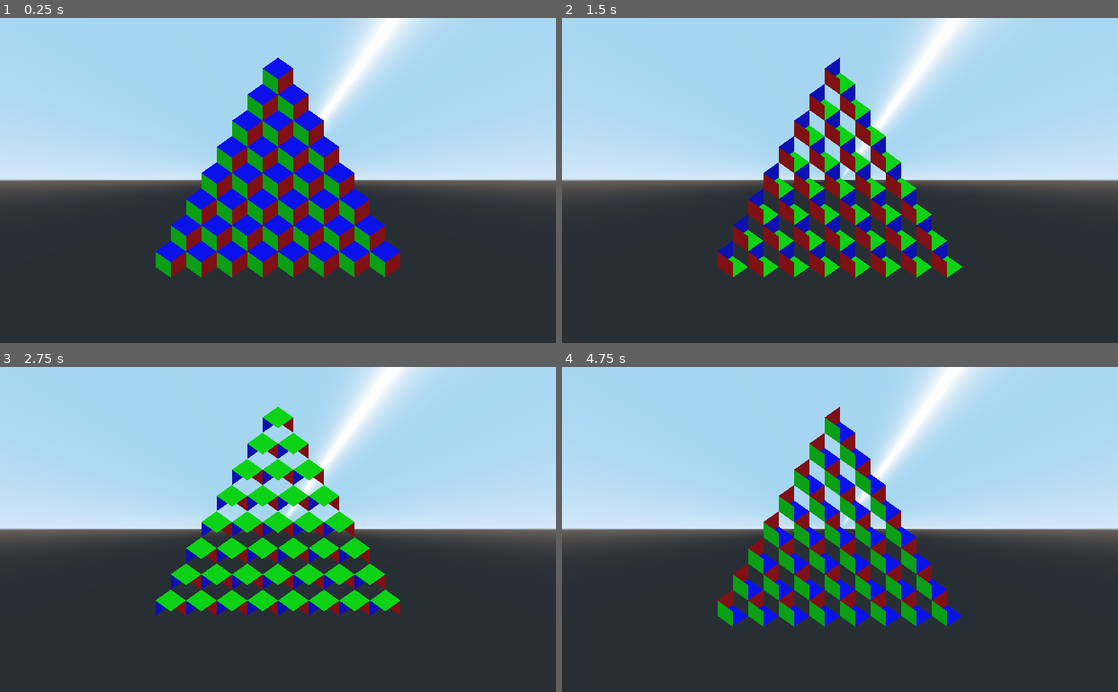
Above: before the commit, frames 1-4 (two rows, left to right).
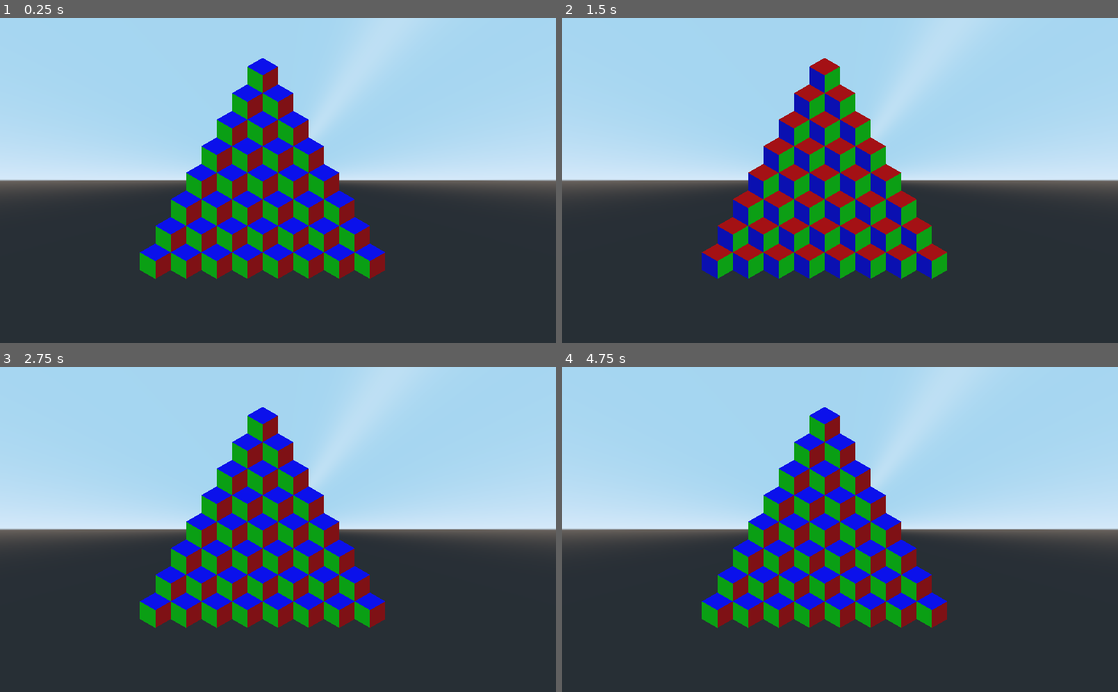
Above: after the commit, the same moments.

Repository: kellieb695/final-proj
Game: Godot game, scene res://QbertLevel.tscn
Same seed, same stepped clock (60 frames per second), same inputs: the game is played once before the commit and once after it. This scene is started directly instead of the project's main scene.
Inputs:
- Up to frame 1 (0.25 s): no input
- Up to frame 2 (1.5 s): tap Enter at 0.5 s; hold Right (move_right) 0.53-1.28 s; tap D (flip_world_ccw) at 0.6 s; tap Space (jump) at 0.77, 1.25 s; tap A (flip_world_cw) at 0.8, 1.35 s; hold Down (move_back) from 1.28 s (still down)
- Up to frame 3 (2.75 s): tap Space (jump) at 1.52 s; tap D (flip_world_ccw) at 1.55, 2.1 s; tap Enter at 2 s; release Down (move_back) at 2.03 s; hold Right (move_right) from 2.03 s (still down); tap A (flip_world_cw) at 2.3 s
- Up to frame 4 (4.75 s): tap Space (jump) at 2.75, 3.02, 3.77, 4.25, 4.52 s; release Right (move_right) at 2.78 s; hold Up (move_forward) 2.78-3.53 s; tap A (flip_world_cw) at 2.85, 3.8, 4.35 s; tap D (flip_world_ccw) at 3.05, 3.6, 4.55 s; tap Enter at 3.5 s; hold Left (move_left) from 3.53 s (still down)

The runs differ from the first frame. In frame 1, 17% of the frame differs, in the area x 25-76%, y 0-81%; in frame 2, 18%; in frame 3, 19%; in frame 4, 18%.

Commit message:
fix QbertLevel rotation
Turns out it was very simple to perform the rotation we wanted - the trick was to use the transform.basis property. When we call its rotated method, we get to pick the vector we want to rotate about, and it solves things from there.

The axis of rotation that we wanted was pointing straight at the camera - or, more precisely, it was the vector where x, y, and z were all equal. Hence Vector3(1,1,1).normalized()

It's important that we do this operation inside the GridMap instead of the CubeFaces scene - we want to rotate the whole structure, not the individual pieces inside of it.

One side note - be wary of integer division when specifying how much the whole thing should rotate. 2 / 3 * PI (which seemed more readable to me) does integer division with 2 / 3, which truncates to 0. Instead, you can do what I did here (multiply PI in at the start to make it a floating point number) or you could do 2.0 / 3.0 * PI.

Diff:
--- a/QbertGridMap.gd
+++ b/QbertGridMap.gd
@@ -30,5 +30,11 @@
 	return newInst
 
 # Called every frame. 'delta' is the elapsed time since the previous frame.
-#func _process(delta):
-#	pass
+func _process(delta):
+	if Input.is_action_just_released("flip_world_cw"):
+		var facing_vector = Vector3(1,1,1).normalized()
+		transform.basis = transform.basis.rotated(facing_vector, 2 * PI / 3)
+
+	if Input.is_action_just_released("flip_world_ccw"):
+		var facing_vector = Vector3(1,1,1).normalized()
+		transform.basis = transform.basis.rotated(facing_vector, -2 * PI / 3)
--- a/QbertLevel.tscn
+++ b/QbertLevel.tscn
@@ -8,15 +8,15 @@
 [node name="QbertGridMap" type="GridMap" parent="."]
 mesh_library = ExtResource( 1 )
 data = {
-"cells": PoolIntArray( 2, 0, 0, 65537, 0, 0, 131072, 0, 0, 262143, 0, 0, -196603, 0, 0, -131068, 0, 0, -65533, 0, 0, 1, 1, 0, 65536, 1, 0, 196607, 1, 0, -196604, 1, 0, -131069, 1, 0, -65534, 1, 0, 0, 2, 0, 131071, 2, 0, -196605, 2, 0, -131070, 2, 0, -65535, 2, 0, 65535, 3, 0, -196606, 3, 0, -131071, 3, 0, -65536, 3, 0, -196607, 4, 0, -131072, 4, 0, -1, 4, 0, -196608, 5, 0, -65537, 5, 0, -131073, 6, 0, 3, 65535, 0, 65538, 65535, 0, 131073, 65535, 0, 196608, 65535, 0, 327679, 65535, 0, -196602, 65535, 0, -131067, 65535, 0, -65532, 65535, 0 )
+"cells": PoolIntArray( 65534, 0, 1376256, 131069, 0, 1376256, -196607, 0, 1376256, -131072, 0, 1376256, -1, 0, 1376256, 65533, 1, 1376256, -196608, 1, 1376256, -65537, 1, 1376256, -2, 1, 1376256, -131073, 2, 1376256, -65538, 2, 1376256, -3, 2, 1376256, -131074, 3, 1376256, -65539, 3, 1376256, -131075, 4, 1376256, 1, 65533, 1376256, 65536, 65533, 1376256, 196607, 65533, 1376256, 262142, 65533, 1376256, 327677, 65533, 1376256, -196604, 65533, 1376256, -131069, 65533, 1376256, -65534, 65533, 1376256, 0, 65534, 1376256, 131071, 65534, 1376256, 196606, 65534, 1376256, 262141, 65534, 1376256, -196605, 65534, 1376256, -131070, 65534, 1376256, -65535, 65534, 1376256, 65535, 65535, 1376256, 131070, 65535, 1376256, 196605, 65535, 1376256, -196606, 65535, 1376256, -131071, 65535, 1376256, -65536, 65535, 1376256 )
 }
 script = ExtResource( 2 )
 __meta__ = {
 "_editor_clip_": 0,
-"_editor_floor_": Vector3( 0, -3, 0 )
+"_editor_floor_": Vector3( 0, 4, 0 )
 }
 
 [node name="Camera" type="Camera" parent="."]
-transform = Transform( 0.707107, -0.5, 0.5, 0, 0.707107, 0.707107, -0.707107, -0.5, 0.5, 15, 18, 15 )
+transform = Transform( 0.707107, -0.40558, 0.579228, 0, 0.819152, 0.573577, -0.707107, -0.40558, 0.579228, 13, 14, 11 )
 projection = 1
 size = 30.0
--- a/cubefaces.gd
+++ b/cubefaces.gd
@@ -12,10 +12,11 @@
 
 
 # Called every frame. 'delta' is the elapsed time since the previous frame.
-func _process(delta):
-	if Input.is_action_just_released("flip_world_cw"):
-		rotation_degrees.y += 90
-		rotation_degrees.z += 90
-	if Input.is_action_just_released("flip_world_ccw"):
-		rotation_degrees.x += 90
-		rotation_degrees.z += 90
+#func _process(delta):
+#	if Input.is_action_just_released("flip_world_cw"):
+#		rotation_degrees.y += 90
+#		rotation_degrees.z += 90
+#
+#	if Input.is_action_just_released("flip_world_ccw"):
+#		rotation_degrees.x += 90
+#		rotation_degrees.z += 90
--- a/cubefaces.tscn
+++ b/cubefaces.tscn
@@ -1,6 +1,4 @@
-[gd_scene load_steps=11 format=2]
-
-[ext_resource path="res://cubefaces.gd" type="Script" id=1]
+[gd_scene load_steps=10 format=2]
 
 [sub_resource type="BoxShape" id=2]
 extents = Vector3( 0, 1, 1 )
@@ -30,11 +28,8 @@
 size = Vector3( 2, 0, 2 )
 
 [node name="Level" type="Spatial"]
-transform = Transform( 1, 0, 0, 0, 1, 0, 0, 0, 1, 0, 0, 0 )
-script = ExtResource( 1 )
 
 [node name="LeftFaceBody" type="KinematicBody" parent="."]
-transform = Transform( 1, 0, 0, 0, 1, 0, 0, 0, 1, 0, 0, 0 )
 
 [node name="LeftFace" type="CollisionShape" parent="LeftFaceBody"]
 transform = Transform( 1, 0, 0, 0, 1, 0, 0, 0, 1, 1, 0, 0 )
@@ -47,7 +42,6 @@
 skeleton = NodePath("../LeftFace")
 
 [node name="RightFaceBody" type="KinematicBody" parent="."]
-transform = Transform( 1, 0, 0, 0, 1, 0, 0, 0, 1, 0, 0, 0 )
 
 [node name="RightFace" type="CollisionShape" parent="RightFaceBody"]
 shape = SubResource( 7 )
@@ -59,7 +53,6 @@
 skeleton = NodePath("../RightFace")
 
 [node name="TopFaceBody" type="KinematicBody" parent="."]
-transform = Transform( 1, 0, 0, 0, 1, 0, 0, 0, 1, 0, 0, 0 )
 
 [node name="TopFace" type="CollisionShape" parent="TopFaceBody"]
 transform = Transform( 1, 0, 0, 0, 1, 0, 0, 0, 1, 0, 1, 0 )
Not shown, added: escher.jpg.import
